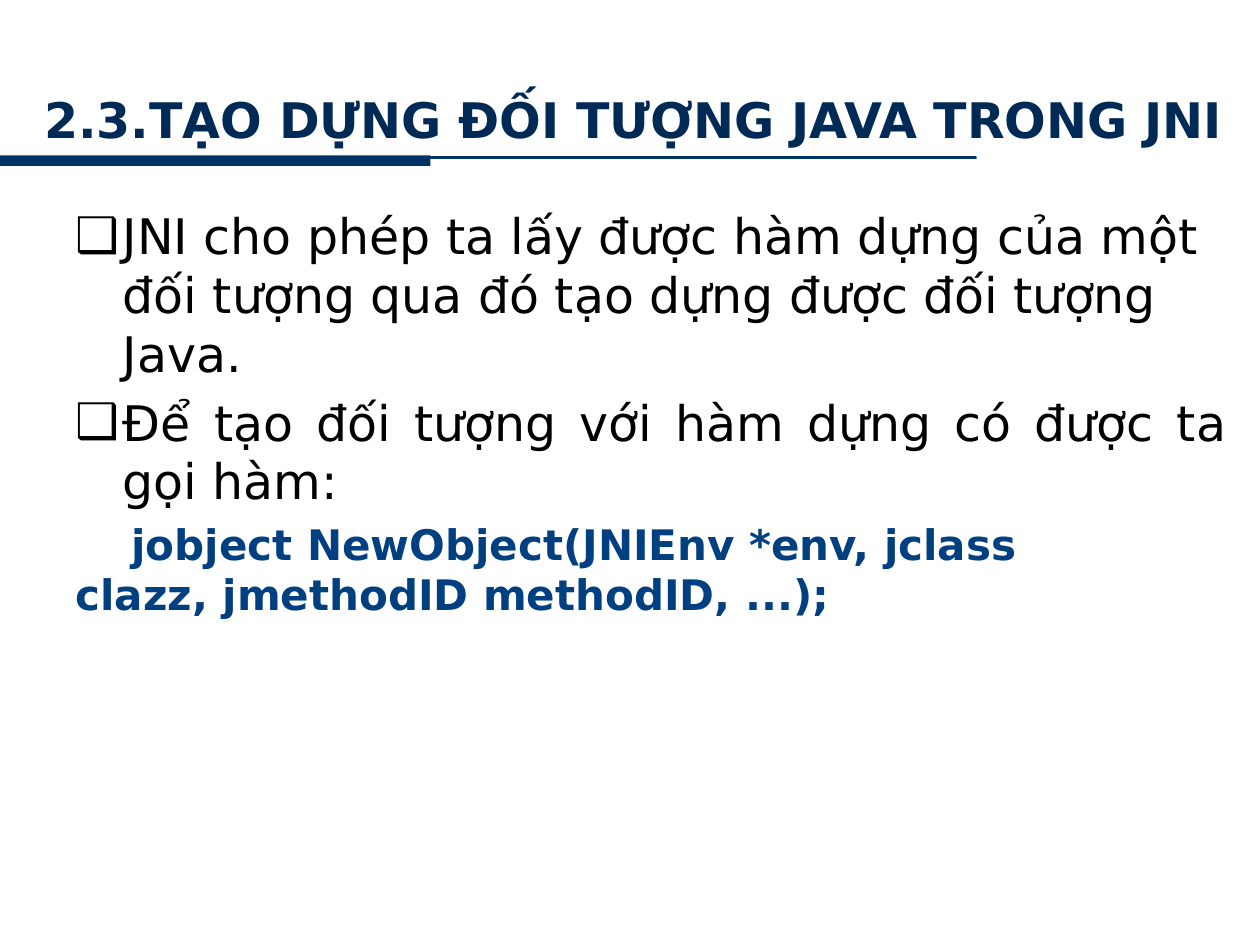
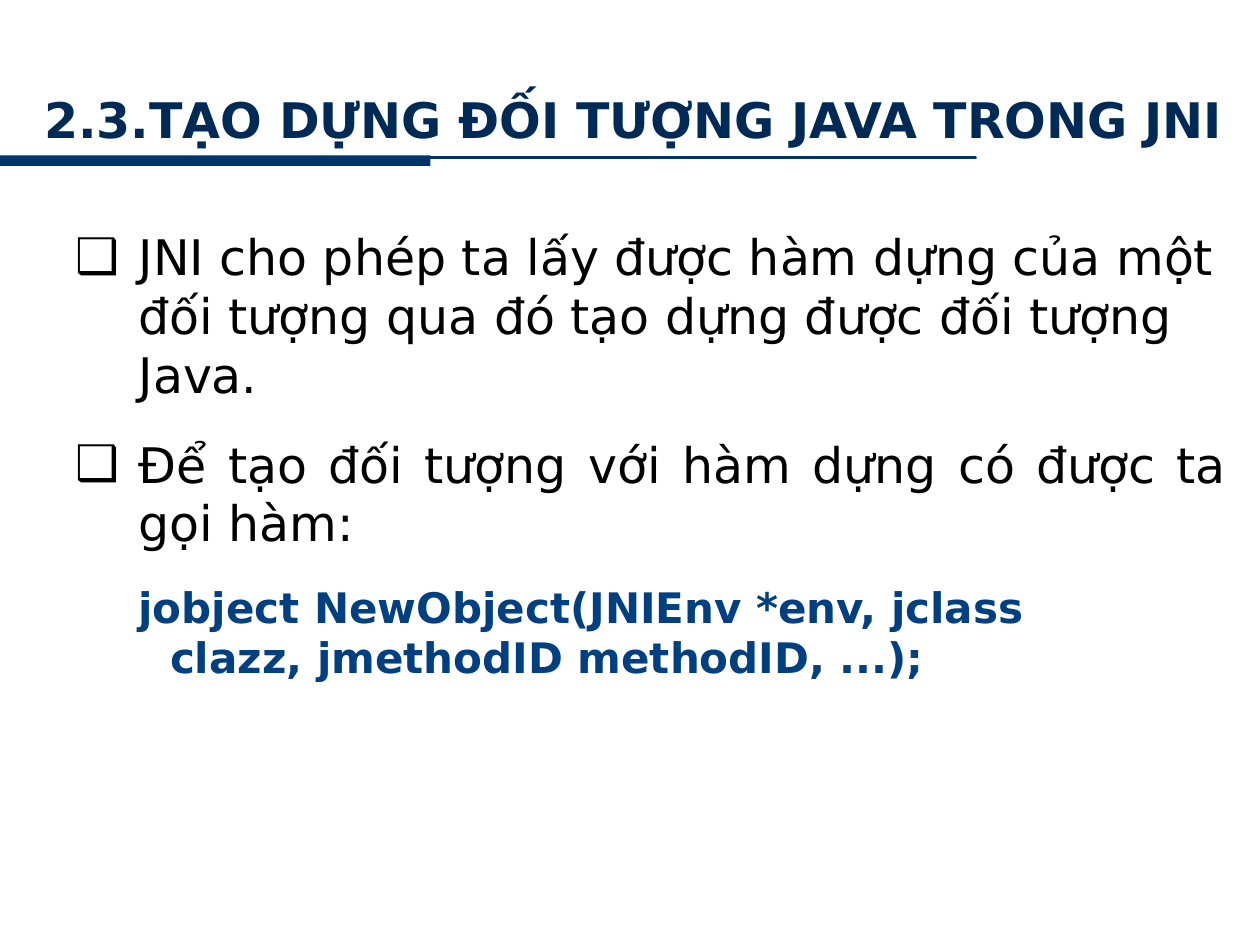
Before and after one commit to minhkhanh/UofS-Java, a slide deck: slide 23 of Seminar_JNI/Slide_00.pptx. Drawn at 1260x945 pixels with LibreOffice and Linux fonts; fonts in the diff are those of the drawing; background and template pictures are left out. Boxes give left, top, right and bottom in pixels: in the first picture for what was removed or moved away, otherwise in the second. Text is boxed around its words. In the diff, an @@ line names an element or a change of style, - is before the commit and + after.

```diff
--- a/Seminar_JNI/Slide_00.pptx
+++ b/Seminar_JNI/Slide_00.pptx
@@ text "JNI cho phép ta lấy ...": place and size @@
-text "JNI cho phép ta lấy ..." at <box>76,214,1226,619</box>
+text "JNI cho phép ta lấy ..." at <box>139,235,1226,682</box>
@@ text "JNI cho phép ta lấy ..." at <box>139,235,1226,682</box>: indent changed; more space between paragraphs @@
```
Also in this commit, not shown: 22 other slides changed.
